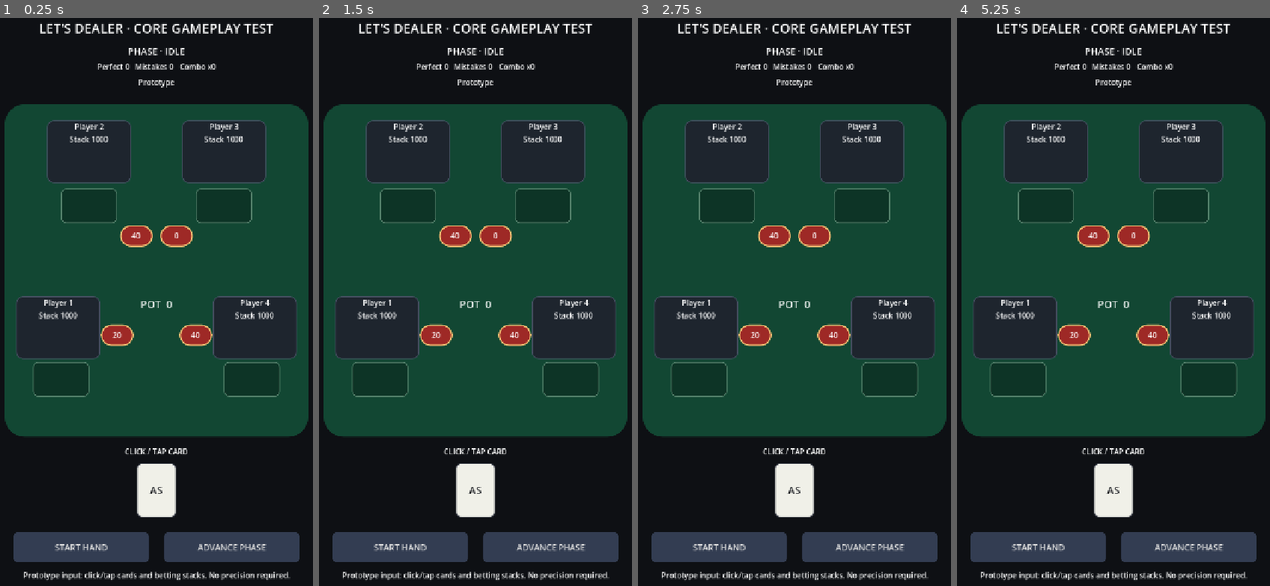
Above: before the commit, frames 1-4 (left to right).
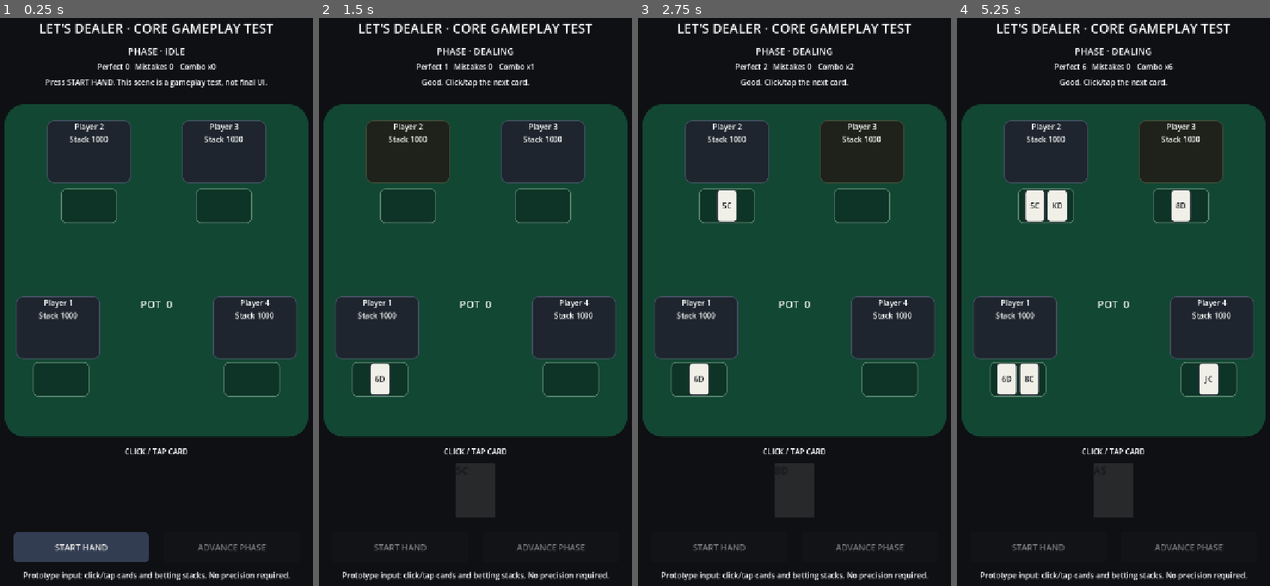
Above: after the commit, the same moments.

Repository: Queenrain9/lets-dealer
Game: Godot game, scene res://scenes/table_test.tscn
Same seed, same stepped clock (60 frames per second), same inputs: the game is played once before the commit and once after it.
Inputs (mouse positions are in pixels of both pictures, inside the frame that each line leads up to):
- Up to frame 1 (0.25 s): no input
- Up to frame 2 (1.5 s): click "START HAND" at 0.5 s; click (475, 489) at 1.25 s, where only the run after the commit has a clickable "6D"
- Up to frame 3 (2.75 s): click (794, 489) at 2 s, where only the run after the commit has a clickable "5C"
- Up to frame 4 (5.25 s): click (1113, 489) at 2.75 s, where only the run after the commit has a clickable "8D"; click (1113, 489) at 3.5 s, where only the run after the commit has a clickable "JC"; click (1113, 489) at 4.25 s, where only the run after the commit has a clickable "8C"; click (1113, 489) at 5 s, where only the run after the commit has a clickable "KD"

The runs differ from the first frame. In frame 1, 5.4% of the frame differs, in the area x 14-96%, y 10-96%; in frame 2, 8.2%; in frame 3, 8.6%; in frame 4, 10%, in the area x 4-96%, y 5-96%.
Error before the commit: Trying to assign value of type 'PanelContainer' to a variable of type 'draggable_card.gd'. (res://scripts/gameplay/table_test.gd:8)

Commit message:
fix: make card and chip controls native buttons

Diff:
--- a/scenes/table_test.tscn
+++ b/scenes/table_test.tscn
@@ -309,7 +309,7 @@
 theme_override_constants/separation = 4
 alignment = 1
 
-[node name="ChipStack0" type="PanelContainer" parent="TableSurface"]
+[node name="ChipStack0" type="Button" parent="TableSurface"]
 z_index = 8
 offset_left = 205.0
 offset_top = 470.0
@@ -325,7 +325,7 @@
 horizontal_alignment = 1
 vertical_alignment = 1
 
-[node name="ChipStack1" type="PanelContainer" parent="TableSurface"]
+[node name="ChipStack1" type="Button" parent="TableSurface"]
 z_index = 8
 offset_left = 246.0
 offset_top = 258.0
@@ -341,7 +341,7 @@
 horizontal_alignment = 1
 vertical_alignment = 1
 
-[node name="ChipStack2" type="PanelContainer" parent="TableSurface"]
+[node name="ChipStack2" type="Button" parent="TableSurface"]
 z_index = 8
 offset_left = 332.0
 offset_top = 258.0
@@ -357,7 +357,7 @@
 horizontal_alignment = 1
 vertical_alignment = 1
 
-[node name="ChipStack3" type="PanelContainer" parent="TableSurface"]
+[node name="ChipStack3" type="Button" parent="TableSurface"]
 z_index = 8
 offset_left = 373.0
 offset_top = 470.0
@@ -381,7 +381,7 @@
 text = "CLICK / TAP CARD"
 horizontal_alignment = 1
 
-[node name="CardDrag" type="PanelContainer" parent="."]
+[node name="CardDrag" type="Button" parent="."]
 z_index = 20
 offset_left = 318.0
 offset_top = 976.0
